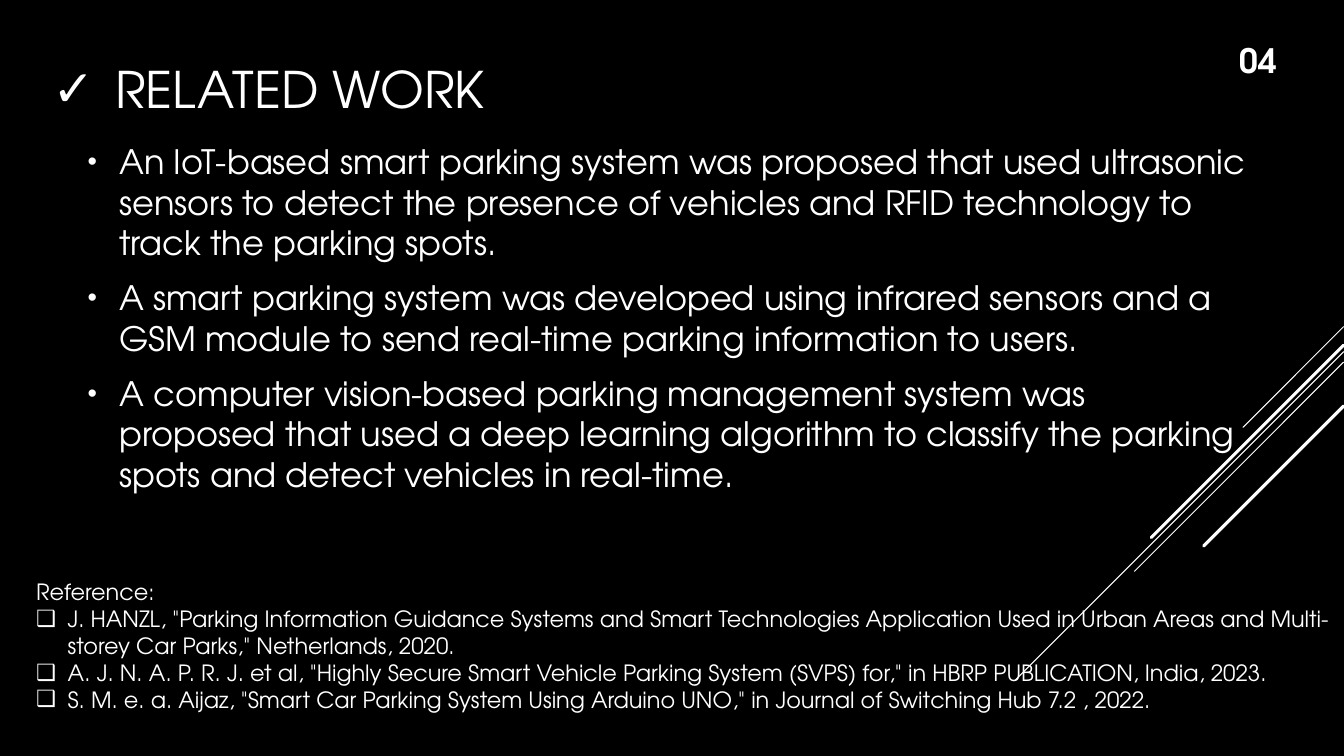
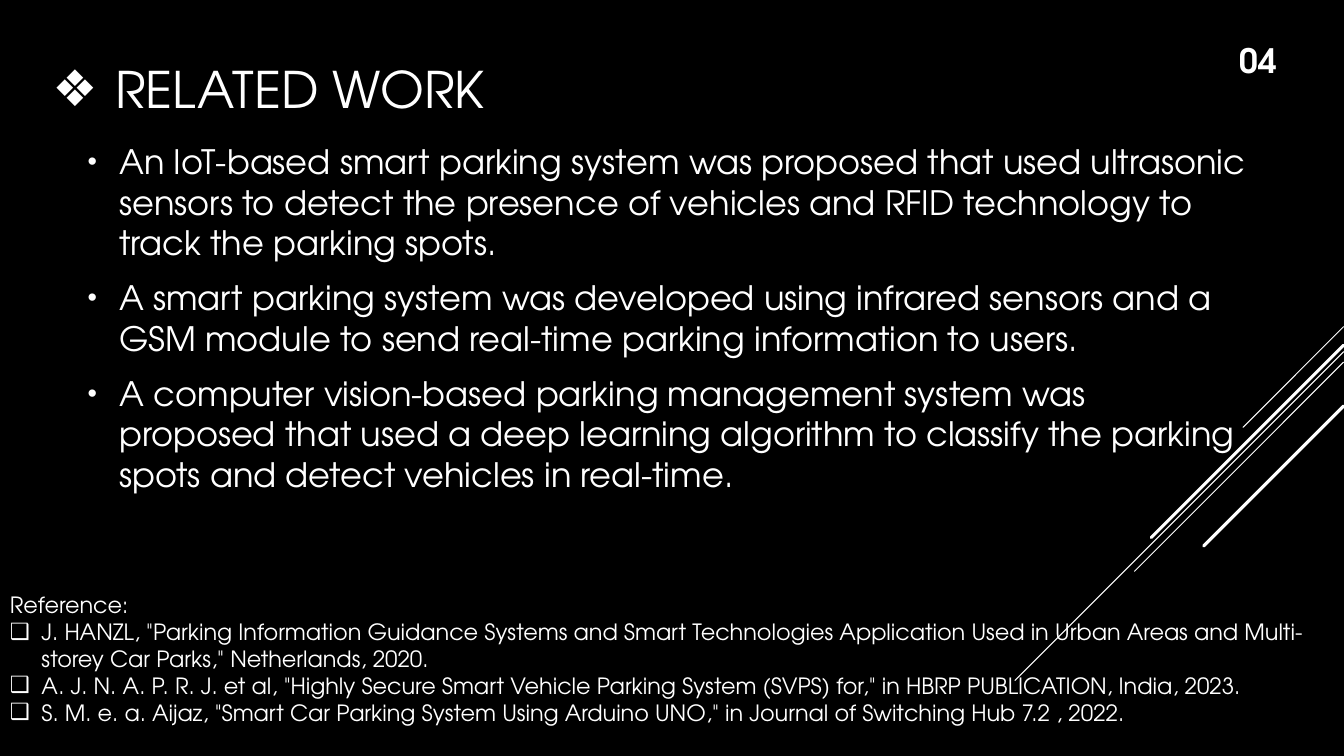
Before and after one commit to istyaque-ahammed/Technical-Writing-and-Presentation, a slide deck: slide 5 of Technical_Presentation.pptx. Drawn at 1344x756 pixels with LibreOffice and Linux fonts; fonts in the diff are those of the drawing. Boxes give left, top, right and bottom in pixels: in the first picture for what was removed or moved away, otherwise in the second. Text is boxed around its words. In the diff, an @@ line names an element or a change of style, - is before the commit and + after.

```diff
--- a/Technical_Presentation.pptx
+++ b/Technical_Presentation.pptx
@@ title "RELATED WORK" at (115, 70, 485, 109): bullet ✓ to ❖ @@
@@ text "Reference:": place and size @@
-text "Reference:" at (36, 583, 1329, 713)
+text "Reference:" at (10, 596, 1302, 726)
```
Also in this commit, not shown: 8 other slides changed.
